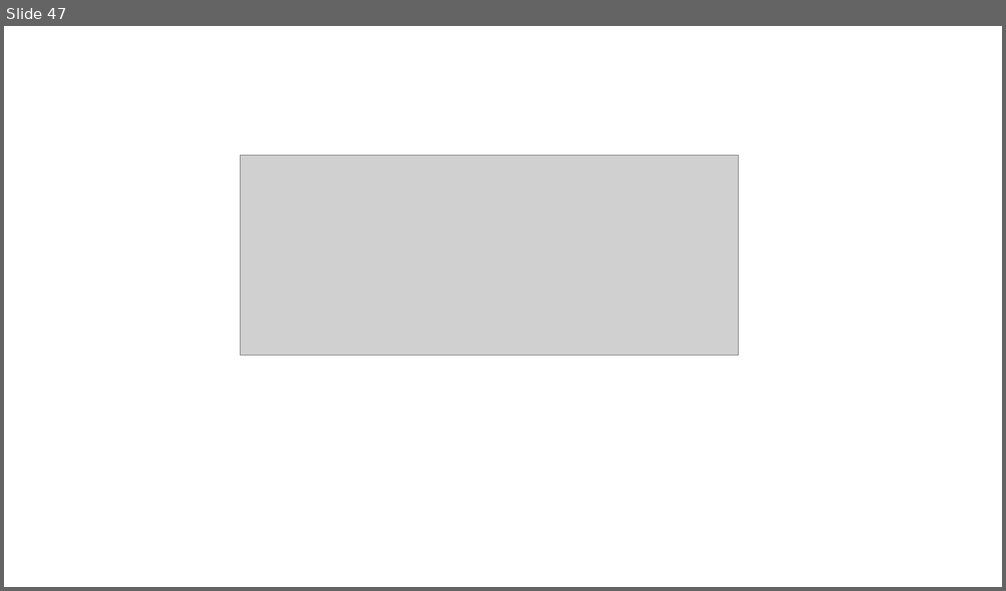
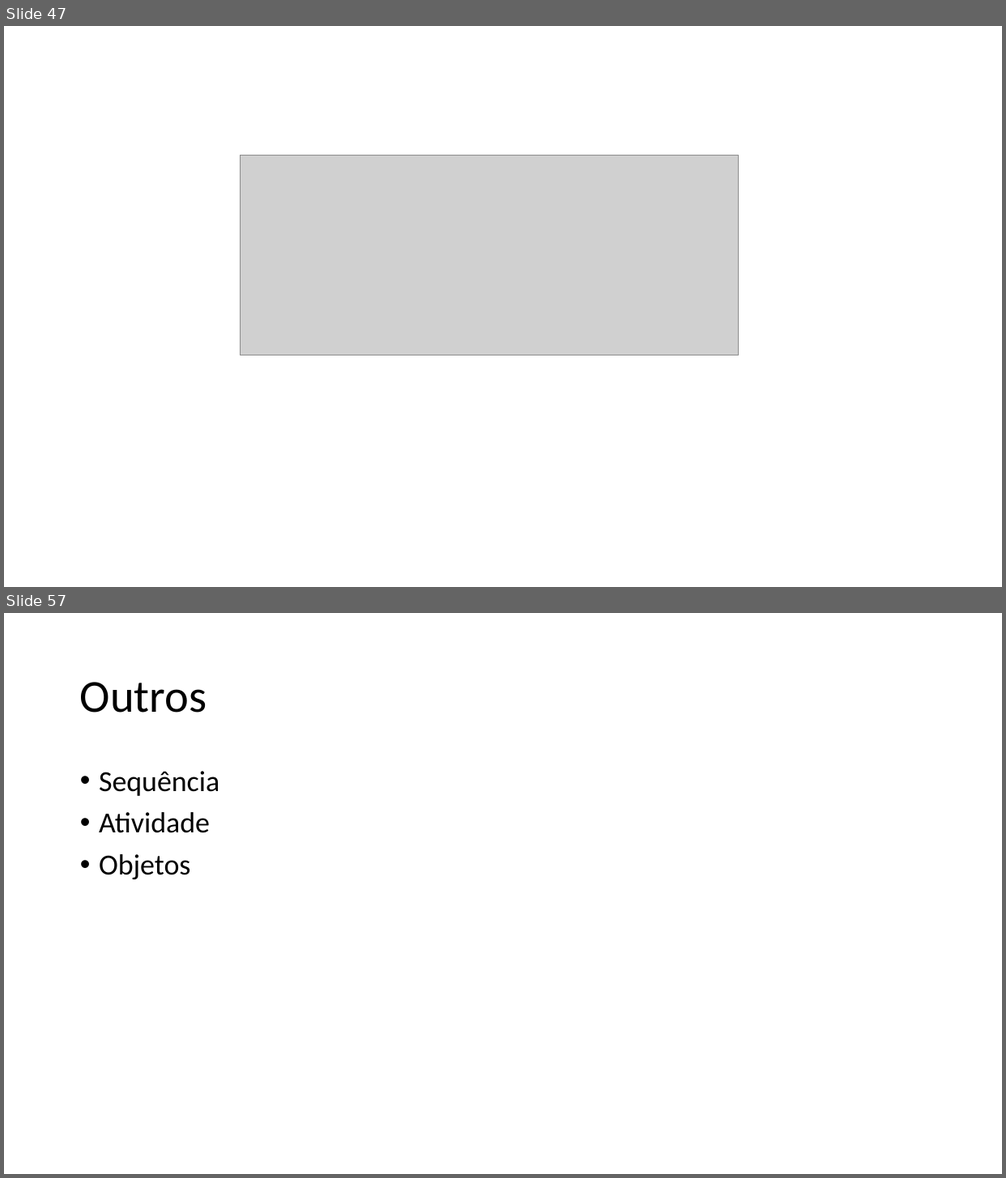
Before and after one commit to romulosilvestre/projetoenem, a slide deck: roteiro_da_aula/roteiro2.pptx. Shown one above the other, each under a label of ours: slide 47 before the commit, slides 47 and 57 after it; the slides between them are not shown. The pictures are 1006x591 and 1006x1178 pixels, drawn with LibreOffice and Linux fonts; fonts in the diff are those of the drawing; grey boxes stand for pictures. Boxes give left, top, right and bottom in pixels: in the first picture for what was removed or moved away, otherwise in the second. Text is boxed around its words. In the diff, an @@ line names an element or a change of style, - is before the commit and + after.

```diff
--- a/roteiro_da_aula/roteiro2.pptx
+++ b/roteiro_da_aula/roteiro2.pptx
@@ slide 57 added at (4, 613, 1002, 1174), background #FFFFFF @@
@@ title added at (80, 682, 207, 713), 44 pt, text #000000 @@
+Outros
@@ text added at (99, 771, 219, 879), 28 pt, text #000000 @@
+• Sequência
+• Atividade
+• Objetos
```
Also in this commit, not shown: 13 other slides added, 2 other files.
